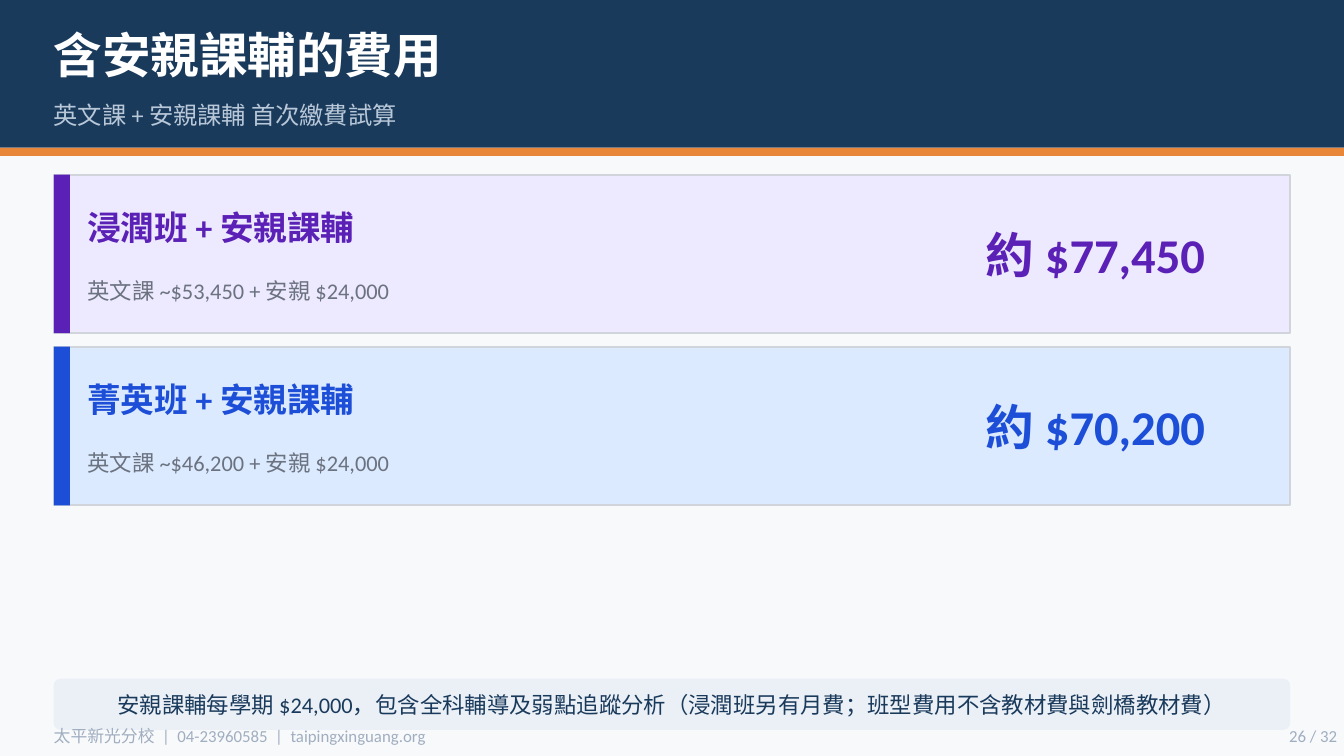
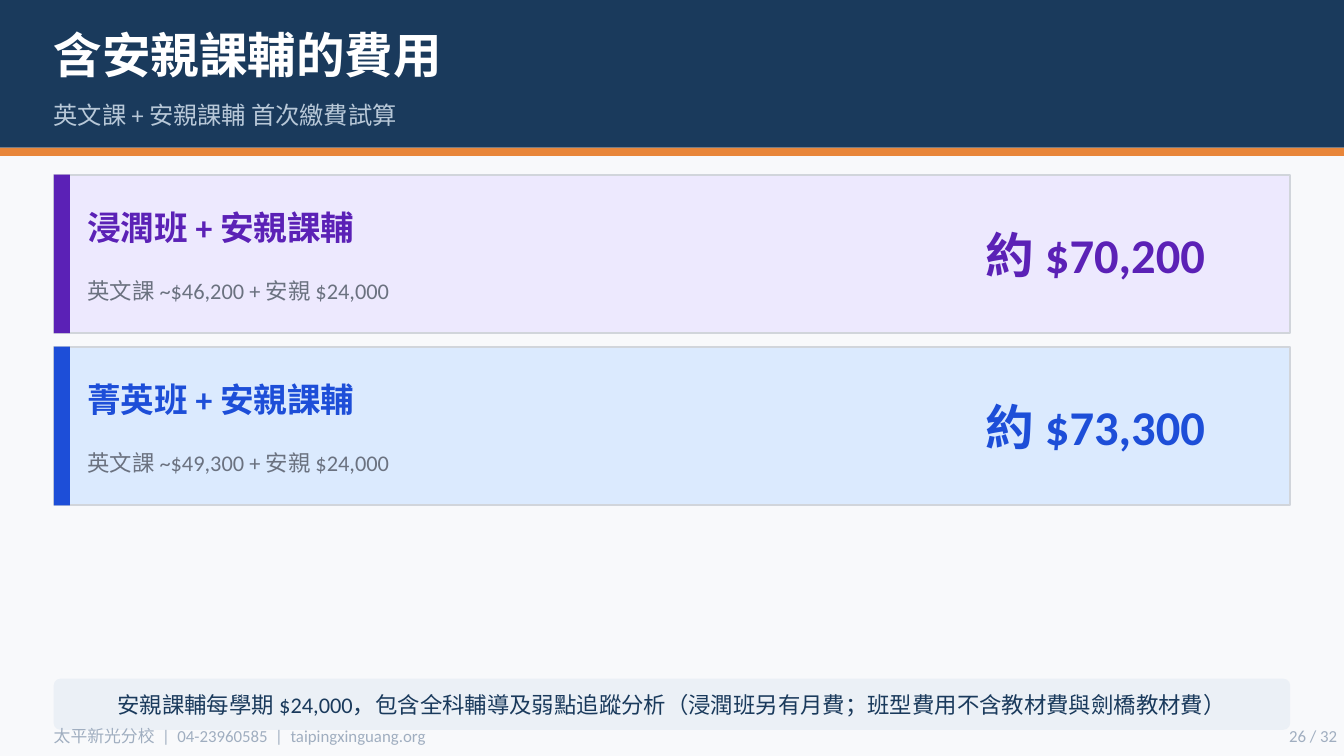
Before and after one commit to miyutang1980/xinguang-admin, a slide deck: slide 26 of parent-presentation.pptx. Drawn at 1344x756 pixels with LibreOffice and Linux fonts; fonts in the diff are those of the drawing. Boxes give left, top, right and bottom in pixels: in the first picture for what was removed or moved away, otherwise in the second. Text is boxed around its words. In the diff, an @@ line names an element or a change of style, - is before the commit and + after.

```diff
--- a/parent-presentation.pptx
+++ b/parent-presentation.pptx
@@ text at (985,231,1205,280): text changed @@
-約 $77,450
+約 $70,200
@@ text at (87,280,389,302): text changed @@
-英文課 ~$53,450 + 安親 $24,000
+英文課 ~$46,200 + 安親 $24,000
@@ text at (985,403,1205,452): text changed @@
-約 $70,200
+約 $73,300
@@ text at (87,452,389,474): text changed @@
-英文課 ~$46,200 + 安親 $24,000
+英文課 ~$49,300 + 安親 $24,000
```
Also in this commit, not shown: 7 other slides changed.
